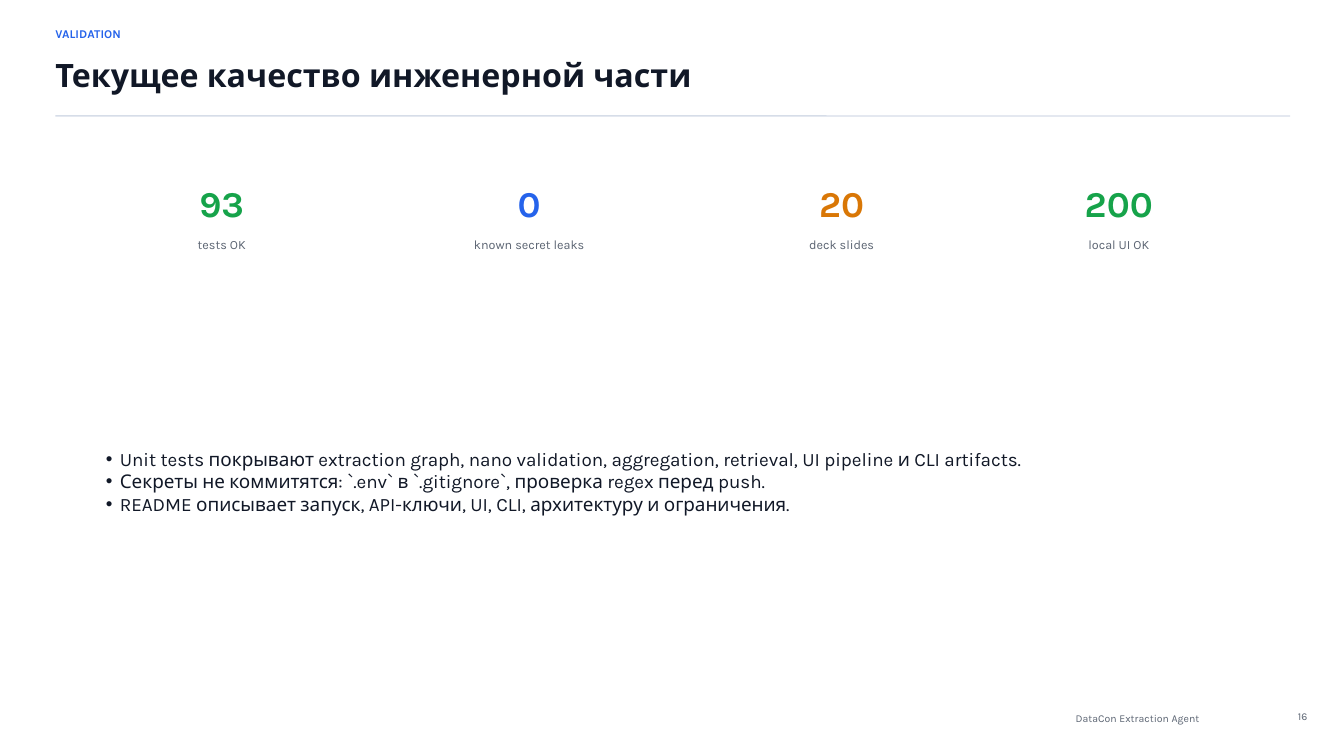
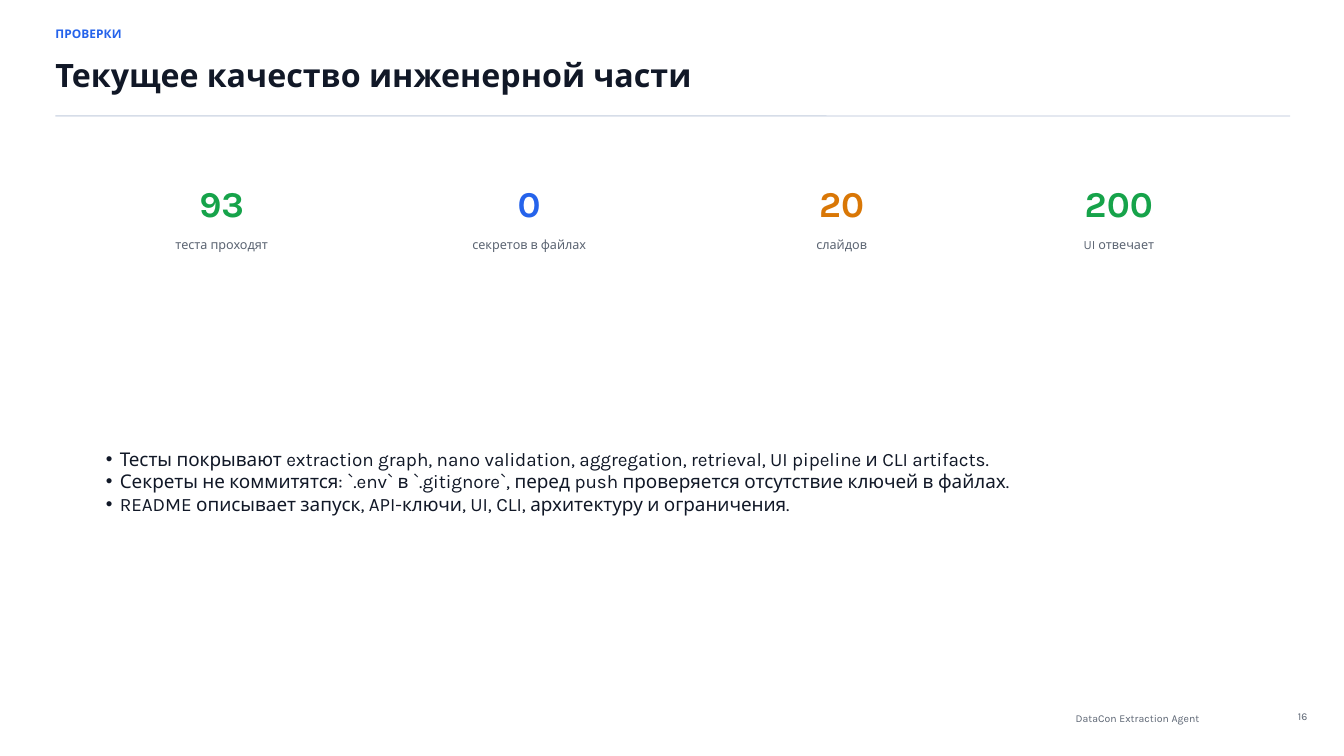
Before and after one commit to Aillight/DATACON-Million-miles-of-SMILES, a slide deck: slide 16 of presentation/DataCon_Extraction_Agent_Presentation.pptx. Drawn at 1344x756 pixels with LibreOffice and Linux fonts; fonts in the diff are those of the drawing. Boxes give left, top, right and bottom in pixels: in the first picture for what was removed or moved away, otherwise in the second. Text is boxed around its words. In the diff, an @@ line names an element or a change of style, - is before the commit and + after.

```diff
--- a/presentation/DataCon_Extraction_Agent_Presentation.pptx
+++ b/presentation/DataCon_Extraction_Agent_Presentation.pptx
@@ text at bbox=[55, 29, 121, 38]: text changed @@
-VALIDATION
+ПРОВЕРКИ
@@ text at bbox=[472, 239, 586, 252]: text changed @@
-known secret leaks
+секретов в файлах
@@ text at bbox=[816, 239, 867, 252]: text changed @@
-deck slides
+слайдов
@@ text at bbox=[175, 242, 268, 252]: text changed @@
-tests OK
+теста проходят
@@ text at bbox=[1084, 241, 1154, 249]: text changed @@
-local UI OK
+UI отвечает
@@ text at bbox=[120, 452, 1006, 493]: text changed @@
-• Unit tests покрывают extraction graph, nano validation, aggregation, retrieval, UI pipeline и CLI artifacts.
-• Секреты не коммитятся: `.env` в `.gitignore`, проверка regex перед push.
+• Тесты покрывают extraction graph, nano validation, aggregation, retrieval, UI pipeline и CLI artifacts.
+• Секреты не коммитятся: `.env` в `.gitignore`, перед push проверяется отсутствие ключей в файлах.
```
Also in this commit, not shown: 19 other slides changed, 1 other file.
